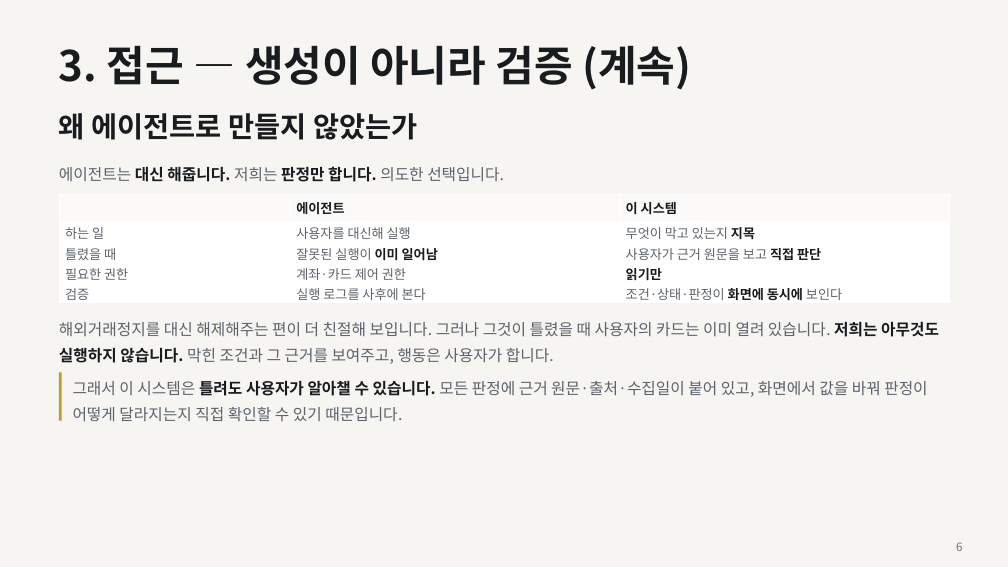
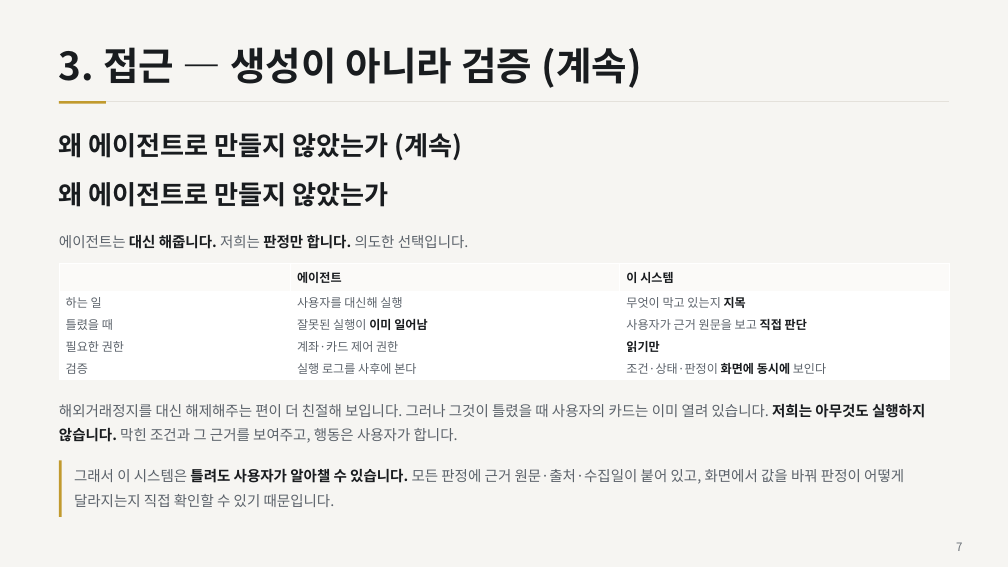
Before and after one commit to ChoHyeonChan/kb-ai-challenge-2026, a slide deck: slide 7 of docs/기술설명서.pptx (slide 6 before the commit). Drawn at 1008x567 pixels with LibreOffice and Linux fonts; fonts in the diff are those of the drawing. Boxes give left, top, right and bottom in pixels: in the first picture for what was removed or moved away, otherwise in the second. Text is boxed around its words. In the diff, an @@ line names an element or a change of style, - is before the commit and + after.

```diff
--- a/docs/기술설명서.pptx
+++ b/docs/기술설명서.pptx
@@ text "3. 접근 — 생성이 아니라 ..." at (59, 47, 642, 88): size 40 to 36.8 pt; line spacing 1 to 1.05 @@
@@ rectangle added at (59, 101, 949, 102), fill #E4E1DB @@
@@ rectangle added at (59, 101, 106, 104), fill #C19A2E @@
@@ text at (59, 133, 463, 160): text changed; size 27 to 24.8 pt @@
-왜 에이전트로 만들지 않았는가
+왜 에이전트로 만들지 않았는가 (계속)
@@ text added at (59, 182, 389, 207), 24.8 pt, text #191C1F, bold @@
+왜 에이전트로 만들지 않았는가
@@ text "에이전트는 대신 해줍니다. 저희는 판정만 ...": place and size @@
-text "에이전트는 대신 해줍니다. 저희는 판정만 ..." at (59, 166, 504, 182)
+text "에이전트는 대신 해줍니다. 저희는 판정만 ..." at (59, 234, 469, 249)
@@ text "에이전트는 대신 해줍니다. 저희는 판정만 ..." at (59, 234, 469, 249): size 15 to 13.8 pt @@
@@ table at (59, 263, 950, 378) @@
@@ size 12.5 to 11.5 pt @@
@@ table: place and size @@
-table at (59, 194, 950, 305)
+table at (59, 263, 950, 378)
@@ text "해외거래정지를 대신 해제해주는 편이 더 ..." at (59, 404, 925, 443): size 15 to 13.8 pt @@
@@ text "해외거래정지를 대신 해제해주는 편이 더 ...": place and size @@
-text "해외거래정지를 대신 해제해주는 편이 더 ..." at (59, 321, 939, 364)
+text "해외거래정지를 대신 해제해주는 편이 더 ..." at (59, 404, 925, 443)
@@ rectangle: place and size @@
-rectangle at (59, 373, 62, 421)
+rectangle at (59, 461, 62, 517)
@@ text "그래서 이 시스템은 틀려도 사용자가 ...": place and size @@
-text "그래서 이 시스템은 틀려도 사용자가 ..." at (73, 380, 927, 421)
+text "그래서 이 시스템은 틀려도 사용자가 ..." at (74, 469, 904, 507)
@@ text "그래서 이 시스템은 틀려도 사용자가 ..." at (74, 469, 904, 507): size 15 to 13.8 pt; line spacing 1.35 to 1.4 @@
@@ text at (956, 542, 962, 551): text changed @@
-6
+7
```
Also in this commit, not shown: 33 other slides changed, 3 slides added, 1 slide removed, 2 other files.
